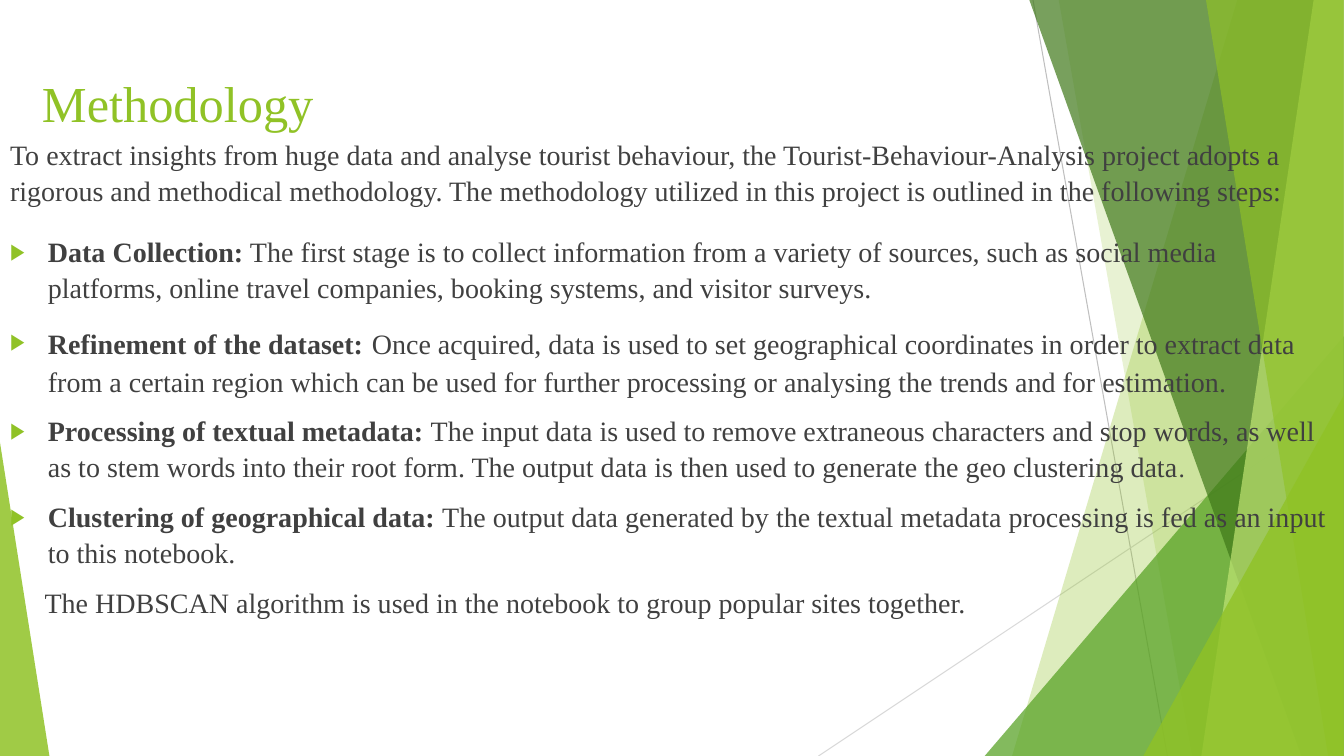
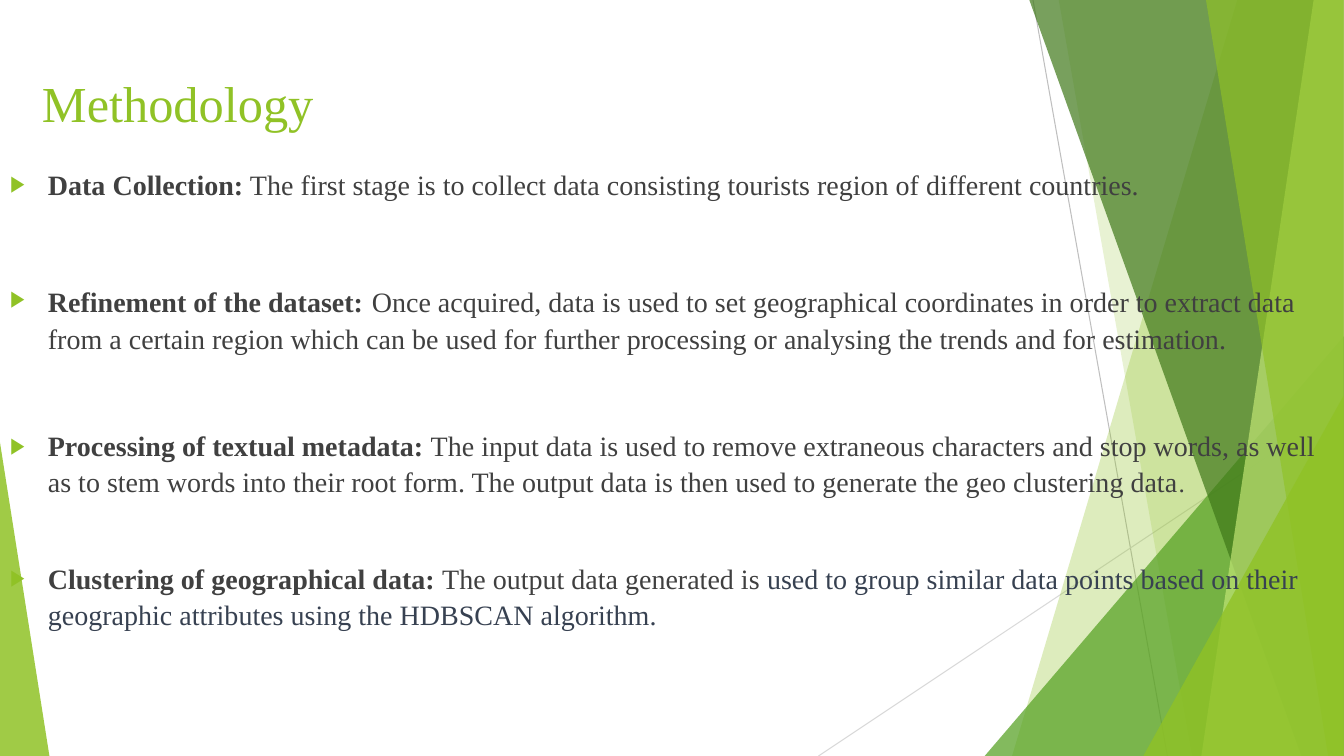
Before and after one commit to saisumanth1401/Tourist-Behaviour-Analysis, a slide deck: slide 5 of Documentation/Tourist-Behaviour-Analysis.pptx (slide 6 before the commit). Drawn at 1344x756 pixels with LibreOffice and Linux fonts; fonts in the diff are those of the drawing. Boxes give left, top, right and bottom in pixels: in the first picture for what was removed or moved away, otherwise in the second. Text is boxed around its words. In the diff, an @@ line names an element or a change of style, - is before the commit and + after.

```diff
--- a/Documentation/Tourist-Behaviour-Analysis.pptx
+++ b/Documentation/Tourist-Behaviour-Analysis.pptx
@@ text "Data Collection: The first stage ...": place and size @@
-text "Data Collection: The first stage ..." at (10,144,1326,619)
+text "Data Collection: The first stage ..." at (48,174,1314,630)
@@ text at (48,174,1139,201): text changed @@
-To extract insights from huge data and analyse tourist behaviour, the Tourist-Behaviour-Analysis project adopts a rigorous and methodical methodology. The methodology utilized in this project is outlined in the following steps:
-▶ Data Collection: The first stage is to collect information from a variety of sources, such as social media platforms, online travel companies, booking systems, and visitor surveys.
+▶ Data Collection: The first stage is to collect data consisting tourists region of different countries.
@@ text at (48,567,1297,630): text changed; text colour #404040 to #374151 @@
-▶ Clustering of geographical data: The output data generated by the textual metadata processing is fed as an input to this notebook.
-The HDBSCAN algorithm is used in the notebook to group popular sites together.
+▶ Clustering of geographical data: The output data generated is used to group similar data points based on their geographic attributes using the HDBSCAN algorithm.
```
Also in this commit, not shown: 9 other slides changed, 2 slides added, 9 slides removed.
